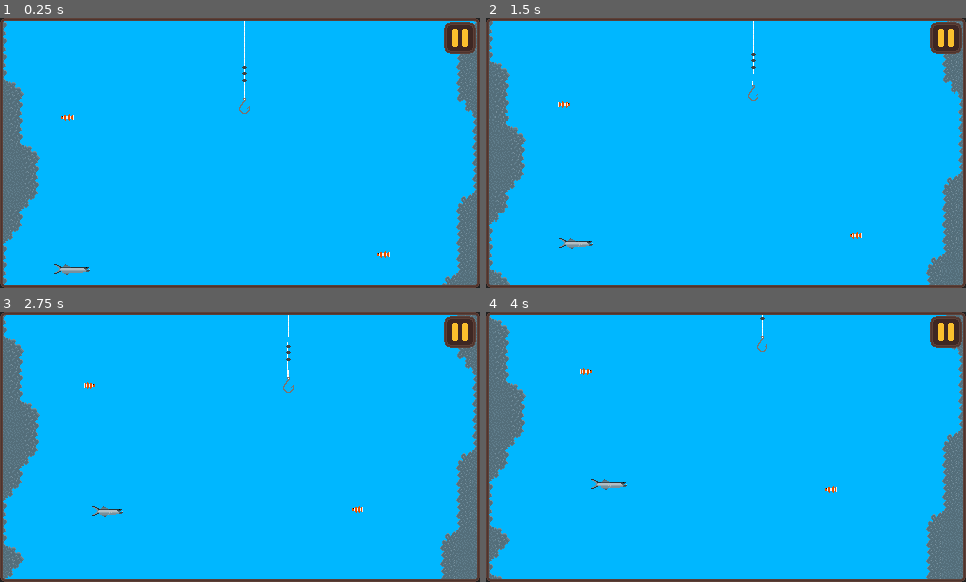
Above: before the commit, frames 1-4 (two rows, left to right).
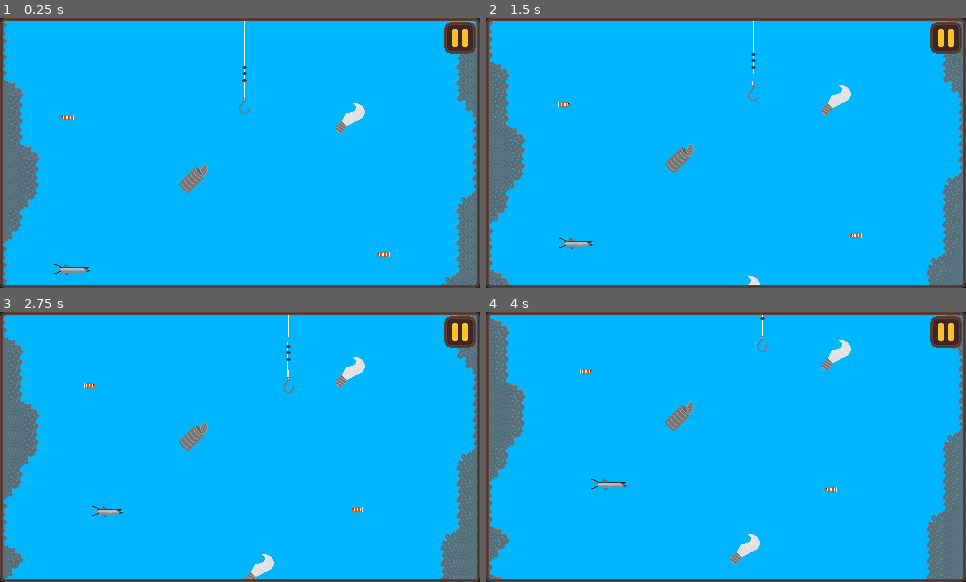
Above: after the commit, the same moments.

Repository: RaddiZeCat/HookLineAndSinkerGodot
Game: Godot game, scene res://Maps/ocean_scene.tscn
Same seed, same stepped clock (60 frames per second), same inputs: the game is played once before the commit and once after it.
Inputs (mouse positions are in pixels of both pictures, inside the frame that each line leads up to):
- Up to frame 1 (0.25 s): no input
- Up to frame 2 (1.5 s): move the mouse to (831, 139) at 0.52 s; press the mouse at (831, 139) at 0.53 s; hold D (move_right) 0.53-1.28 s; move the mouse to (630, 166) at 1.27 s; release the mouse at (630, 166) at 1.28 s; hold S (move_down) from 1.28 s (still down); click (630, 166) at 1.35 s
- Up to frame 3 (2.75 s): move the mouse to (288, 387) at 2.02 s; release S (move_down) at 2.03 s; press the mouse at (288, 387) at 2.03 s; hold D (move_right) from 2.03 s (still down)
- Up to frame 4 (4 s): move the mouse to (702, 501) at 2.77 s; release D (move_right) at 2.78 s; release the mouse at (702, 501) at 2.78 s; hold W (move_up) 2.78-3.53 s; click (702, 501) at 2.85 s; move the mouse to (870, 487) at 3.52 s; press the mouse at (870, 487) at 3.53 s; hold A (move_left) from 3.53 s (still down)

The runs differ from the first frame. In frame 1, 0.6% of the frame differs, in the area x 37-77%, y 31-65%; in frame 2, 0.6%; in frame 3, 0.8%; in frame 4, 0.9%, in the area x 37-77%, y 10-94%.

Commit message:
Trash Implemented

Diff:
--- a/Code/ocean_scene.gd
+++ b/Code/ocean_scene.gd
@@ -39,7 +39,6 @@
 	get_tree().paused = true
 	fish_caught_screen.show()
 	$Camera2D/Control/ButtonPause.visible = false
-	fish_cught_text.add_text("The fish has been caught")
 
 
 func game_over():
--- /dev/null
+++ b/Code/trash.gd
@@ -0,0 +1,27 @@
+extends Sprite2D
+
+@onready var ocean_scene = $"../.."
+@onready var zero = global_position.y
+@export var speed = 1
+@export var deviation = 2
+
+enum State{RISE,SINK}
+@export var state = State.RISE
+
+
+func _physics_process(delta):
+	match state:
+		State.RISE:
+			if position.y <= zero-deviation:
+				state = State.SINK
+			else:
+				position.y -=deviation*speed*delta
+		State.SINK:
+			if position.y >= zero+deviation:
+				state =State.RISE
+			else:
+				position.y +=deviation*speed*delta
+
+
+func _on_area_2d_body_entered(body):
+	ocean_scene.game_over()
--- a/Maps/ocean_scene.tscn
+++ b/Maps/ocean_scene.tscn
@@ -9,6 +9,7 @@
 [ext_resource type="PackedScene" uid="uid://bfxx27d1l8jij" path="res://Prefabs/clownfish.tscn" id="4_b8lfq"]
 [ext_resource type="Script" path="res://Code/fish_path.gd" id="5_w1pj5"]
 [ext_resource type="PackedScene" uid="uid://bs1qr1vsvhsa" path="res://Prefabs/wolf_herring.tscn" id="6_ud18k"]
+[ext_resource type="PackedScene" uid="uid://cvnwo2b0wkywi" path="res://Prefabs/trash.tscn" id="10_kkswm"]
 
 [sub_resource type="RectangleShape2D" id="RectangleShape2D_km7mu"]
 size = Vector2(480, 4)
@@ -92,7 +93,6 @@
 
 [node name="Hook" parent="." node_paths=PackedStringArray("ocean_scene") instance=ExtResource("1_32uxd")]
 position = Vector2(125, 25)
-collision_mask = 15
 motion_mode = 1
 ocean_scene = NodePath("..")
 
@@ -220,11 +220,12 @@
 anchor_right = 0.5
 anchor_bottom = 0.5
 offset_left = -75.0
-offset_top = -7.0
+offset_top = -12.0
 offset_right = 75.0
-offset_bottom = 6.0
-grow_horizontal = 2
-grow_vertical = 2
+offset_bottom = 11.0
+grow_horizontal = 2
+grow_vertical = 2
+text = "You caught a Fish"
 fit_content = true
 scroll_active = false
 
@@ -274,6 +275,8 @@
 collision_mask = 2
 
 [node name="CollisionShape2D" type="CollisionShape2D" parent="Deathzone_Area2D"]
+light_mask = 8
+visibility_layer = 8
 position = Vector2(114.5, 0)
 shape = SubResource("RectangleShape2D_5c0xe")
 
@@ -344,6 +347,18 @@
 position = Vector2(68, 289)
 PathPoint = NodePath("../Path2D/PathFollow2D")
 
+[node name="Trash" parent="Fish&Paths" instance=ExtResource("10_kkswm")]
+position = Vector2(74, 97)
+
+[node name="Trash2" parent="Fish&Paths" instance=ExtResource("10_kkswm")]
+position = Vector2(230, 36)
+frame = 1
+state = 1
+
+[node name="Trash3" parent="Fish&Paths" instance=ExtResource("10_kkswm")]
+position = Vector2(139, 230)
+frame = 1
+
 [connection signal="pressed" from="Camera2D/Control/ButtonPause" to="." method="_on_button_pause_pressed"]
 [connection signal="pressed" from="Camera2D/Control/Menu Paused/ButtonUnpause" to="." method="_on_button_unpause_pressed"]
 [connection signal="body_entered" from="Deathzone_Area2D" to="." method="_on_deathzone_area_2d_body_entered"]
--- a/Prefabs/hook.tscn
+++ b/Prefabs/hook.tscn
@@ -10,12 +10,12 @@
 [ext_resource type="Texture2D" uid="uid://c5bqrhuc8ksut" path="res://Assets/Fish/WolfHerringSingle.png" id="8_hthpa"]
 
 [sub_resource type="CapsuleShape2D" id="CapsuleShape2D_rudgo"]
-radius = 6.0
-height = 16.0
+radius = 5.5
+height = 14.0
 
 [node name="Hook" type="CharacterBody2D"]
 collision_layer = 2
-collision_mask = 7
+collision_mask = 15
 script = ExtResource("1_be7q1")
 
 [node name="Control" type="Control" parent="."]
--- /dev/null
+++ b/Prefabs/trash.tscn
@@ -0,0 +1,24 @@
+[gd_scene load_steps=4 format=3 uid="uid://cvnwo2b0wkywi"]
+
+[ext_resource type="Texture2D" uid="uid://bby51xrvrpkv3" path="res://Assets/Trash.png" id="1_16kqr"]
+[ext_resource type="Script" path="res://Code/trash.gd" id="2_hepv2"]
+
+[sub_resource type="CapsuleShape2D" id="CapsuleShape2D_32pt1"]
+radius = 6.36396
+height = 31.1127
+
+[node name="Trash" type="Sprite2D"]
+texture = ExtResource("1_16kqr")
+hframes = 2
+script = ExtResource("2_hepv2")
+
+[node name="Area2D" type="Area2D" parent="."]
+collision_layer = 8
+collision_mask = 10
+
+[node name="CollisionShape2D" type="CollisionShape2D" parent="Area2D"]
+rotation = 0.785398
+shape = SubResource("CapsuleShape2D_32pt1")
+debug_color = Color(0, 0.6, 0.701961, 0.419608)
+
+[connection signal="body_entered" from="Area2D" to="." method="_on_area_2d_body_entered"]
Binary file added: Assets/Trash.png
Not shown, added: Assets/Trash.png.import
Not shown: 1 places in Maps/ocean_scene.tscn that only renumber resources
